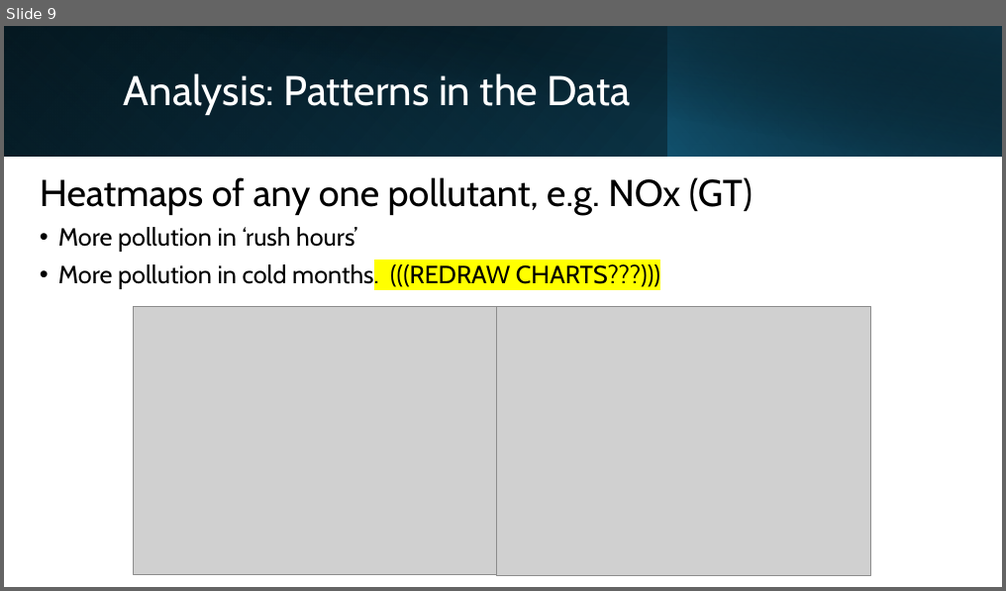
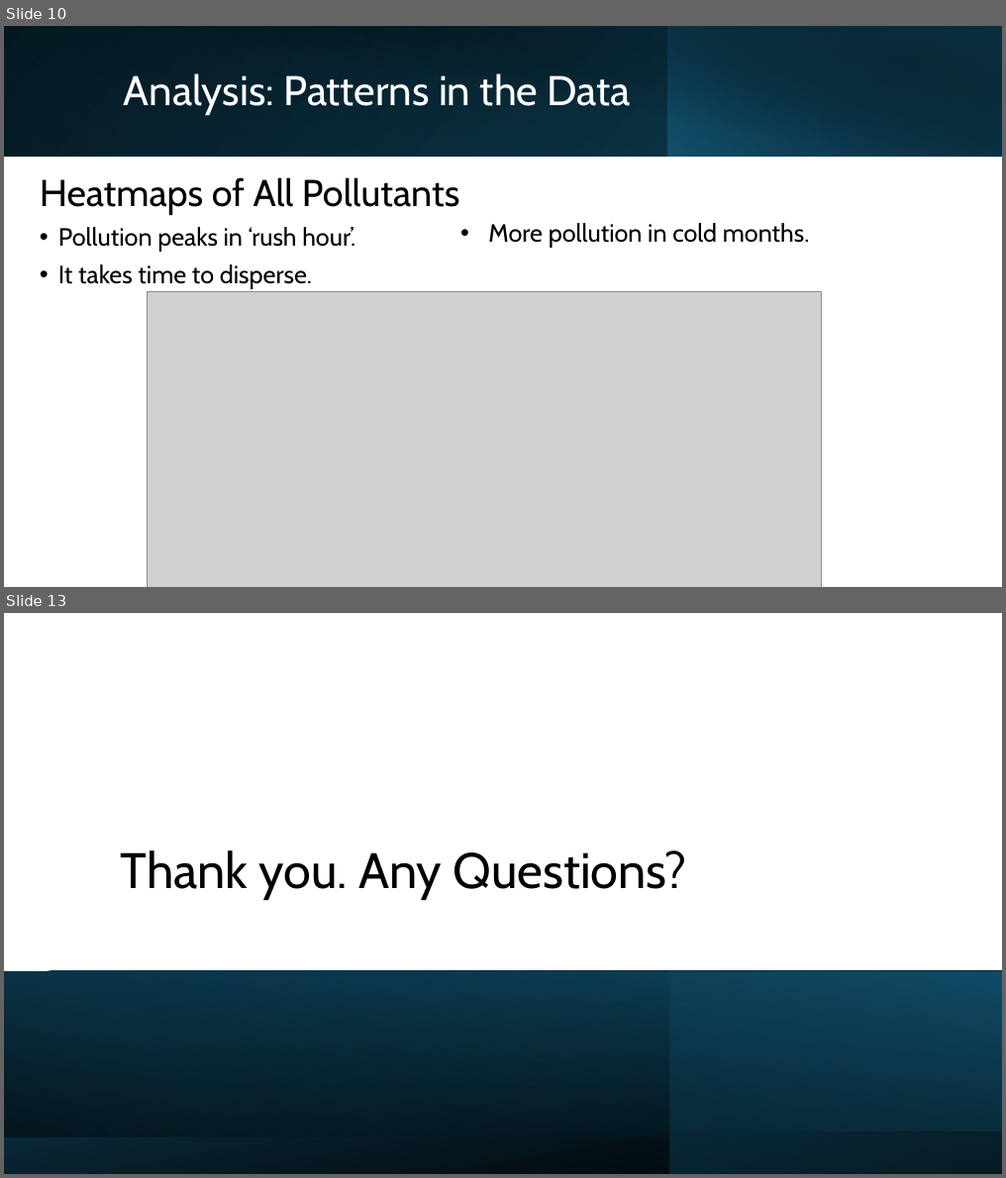
Before and after one commit to daemonchild/cardiffmet-dat5003-applied-datascience, a slide deck: DAT5003-S2_24-AirQuality-ST20285213-TomRowan_PRES1.pptx. Shown one above the other, each under a label of ours: slide 9 before the commit, slides 10 and 13 after it; the slides between them are not shown. The pictures are 1006x591 and 1006x1178 pixels, drawn with LibreOffice and Linux fonts; fonts in the diff are those of the drawing; grey boxes stand for pictures. Boxes give left, top, right and bottom in pixels: in the first picture for what was removed or moved away, otherwise in the second. Text is boxed around its words. In the diff, an @@ line names an element or a change of style, - is before the commit and + after.

```diff
--- a/DAT5003-S2_24-AirQuality-ST20285213-TomRowan_PRES1.pptx
+++ b/DAT5003-S2_24-AirQuality-ST20285213-TomRowan_PRES1.pptx
@@ slide 13 added at bbox=[4, 613, 1002, 1174], background #FFFFFF @@
@@ title added at bbox=[121, 851, 688, 899], 48 pt, text #000000 @@
+Thank you. Any Questions?
@@ rectangle added at bbox=[4, 970, 1002, 1174], fill gradient #104862 to #000000 @@
@@ rectangle added at bbox=[4, 971, 1002, 1132], fill gradient #0B3041 to #156082 @@
@@ rectangle added at bbox=[4, 971, 1002, 1137], fill gradient #0B3041 to #000000 @@
@@ rectangle added at bbox=[670, 970, 1002, 1174], fill gradient #156082 to #0B3041 @@
@@ what was slide 9 is now slide 10 @@
@@ slide 10 changed as well @@
@@ text at bbox=[40, 177, 460, 289]: text changed @@
-Heatmaps of any one pollutant, e.g. NOx (GT)
-• More pollution in ‘rush hours’
-• More pollution in cold months. (((REDRAW CHARTS???)))
+Heatmaps of All Pollutants
+• Pollution peaks in ‘rush hour’.
+• It takes time to disperse.
@@ text added at bbox=[488, 223, 810, 248], 24 pt, text #000000 @@
+• More pollution in cold months.
@@ picture added at bbox=[148, 291, 822, 587] @@
@@ picture removed at bbox=[133, 307, 496, 574] @@
@@ picture removed at bbox=[496, 307, 871, 576] @@
```
Also in this commit, not shown: 10 other slides changed, 1 other slide added, 4 other files.
